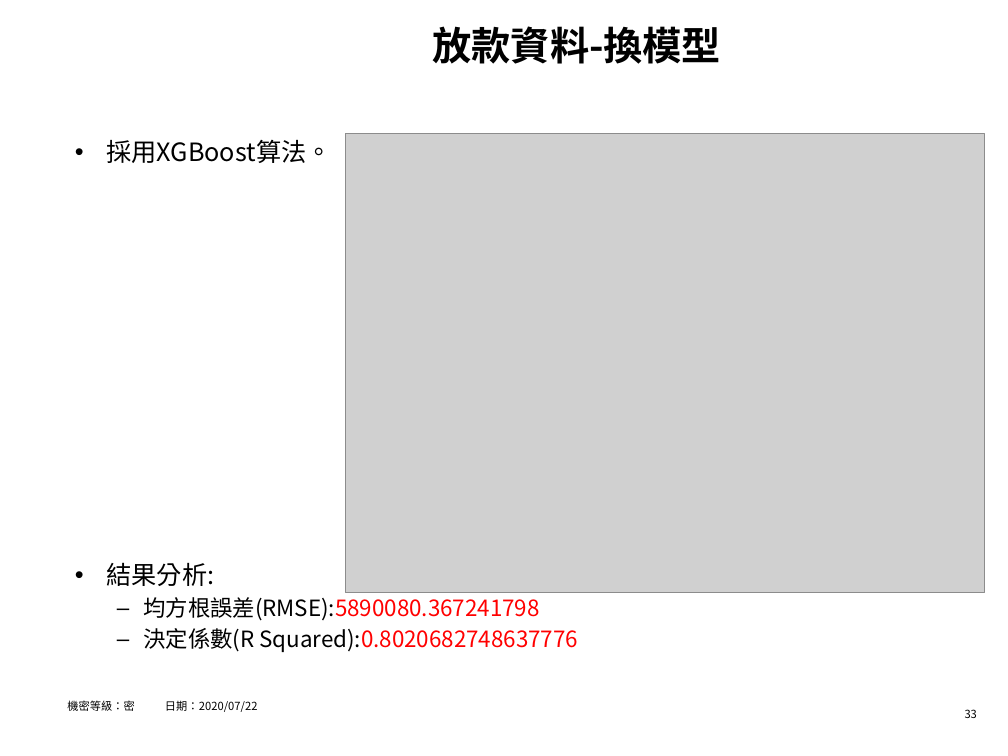
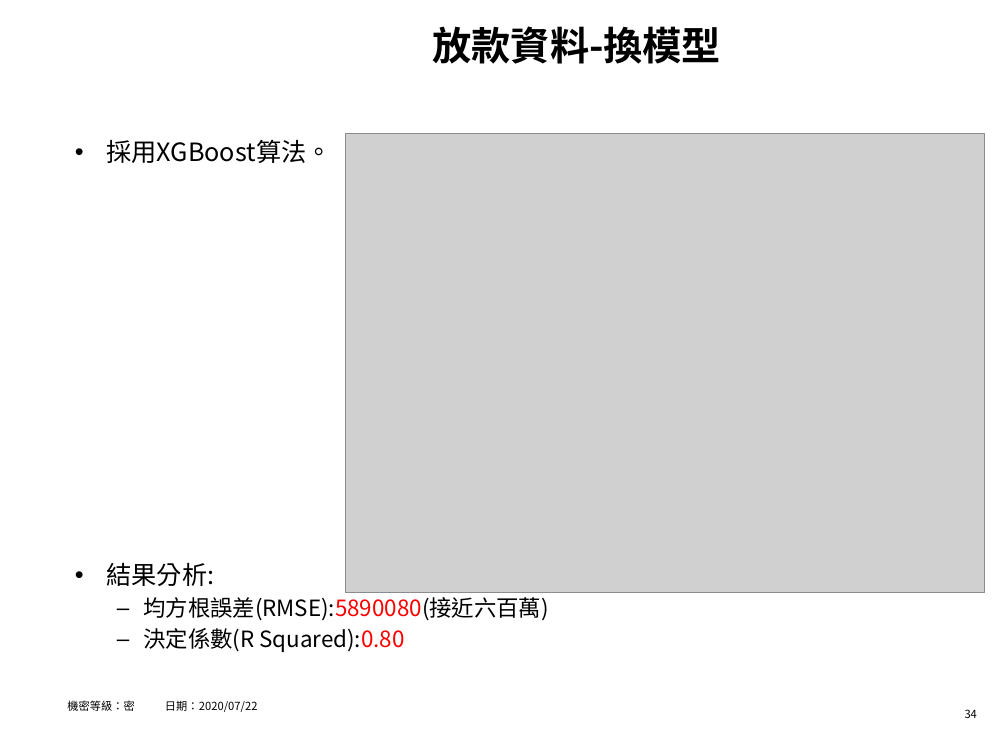
Before and after one commit to hrne/FINAL_REPORT, a slide deck: slide 34 of AI_Report/AI應用-不動產價格預測.pptx (slide 33 before the commit). Drawn at 1008x756 pixels with LibreOffice and Linux fonts; fonts in the diff are those of the drawing; grey boxes stand for pictures; background and template pictures are left out. Boxes give left, top, right and bottom in pixels: in the first picture for what was removed or moved away, otherwise in the second. Text is boxed around its words. In the diff, an @@ line names an element or a change of style, - is before the commit and + after.

```diff
--- a/AI_Report/AI應用-不動產價格預測.pptx
+++ b/AI_Report/AI應用-不動產價格預測.pptx
@@ text at (143,597,548,652): text changed; text colour #FF0000 to #000000 @@
-  – 均方根誤差(RMSE):5890080.367241798
-  – 決定係數(R Squared):0.8020682748637776
+  – 均方根誤差(RMSE):5890080(接近六百萬)
+  – 決定係數(R Squared):0.80
@@ page number at (965,709,977,718): text changed @@
-33
+34
```
Also in this commit, not shown: 5 other slides changed, 1 slide added.
